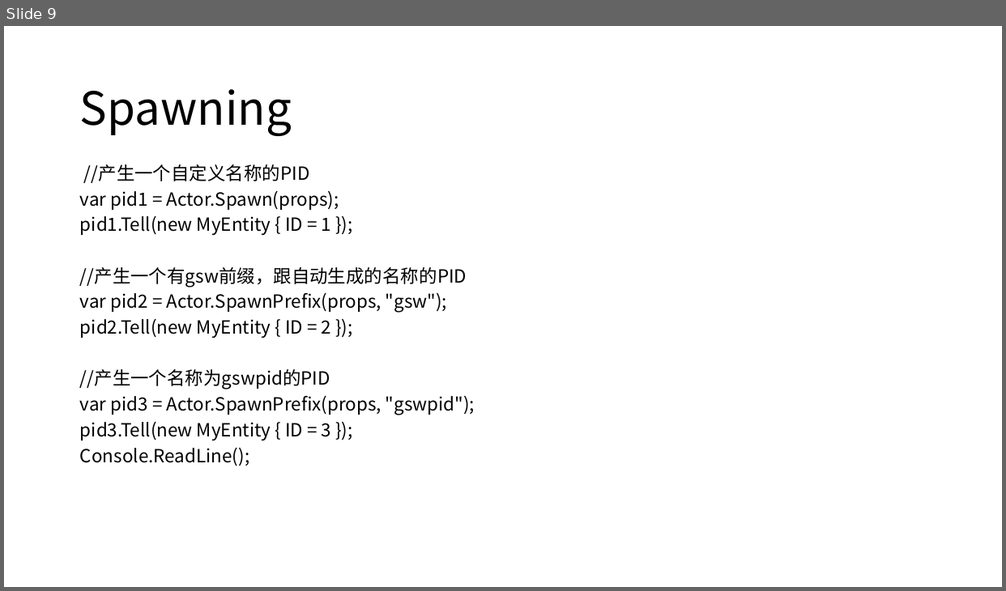
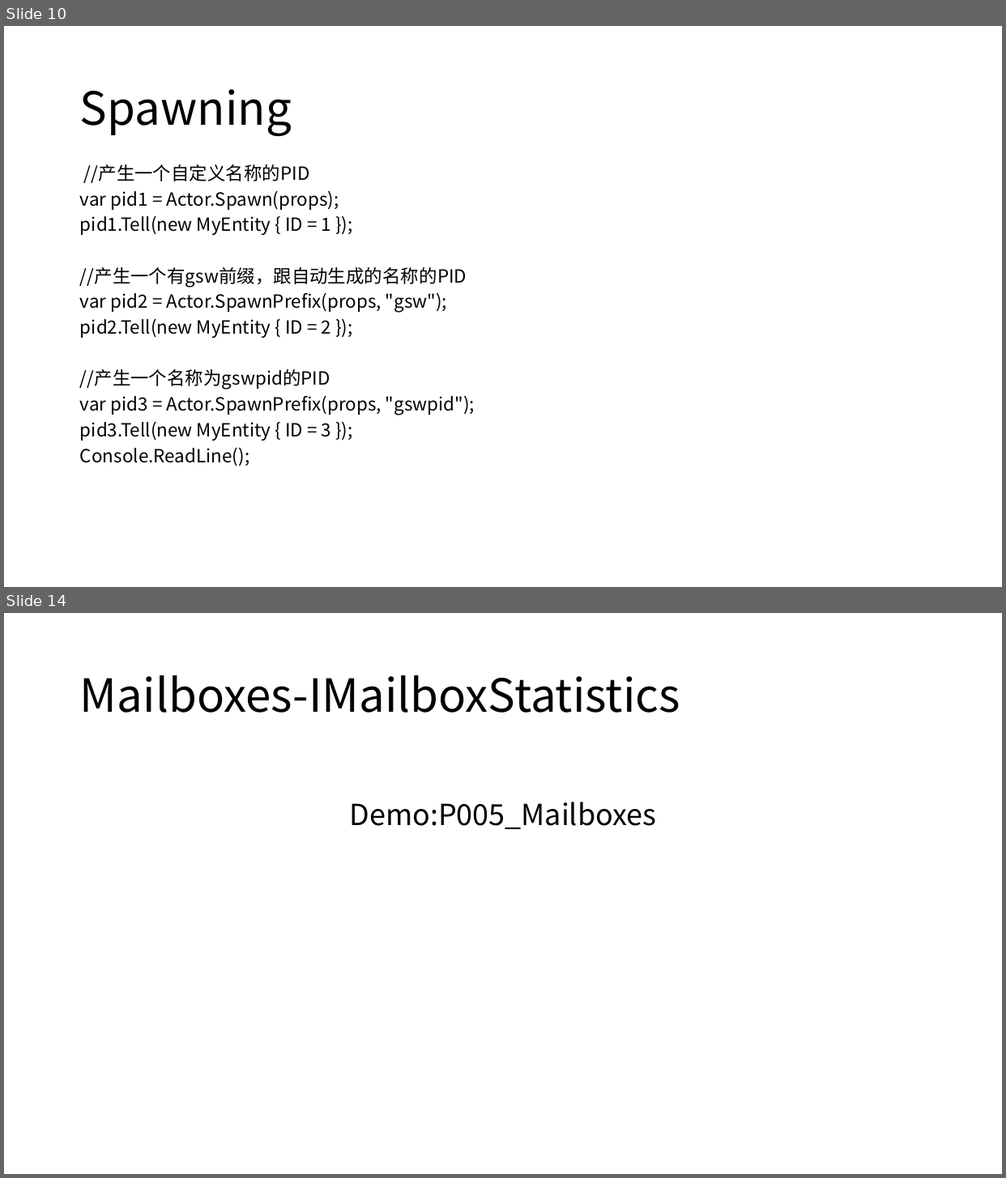
Before and after one commit to axzxs2001/ProtoActorSample, a slide deck: ProtoActorSample/Proto.Actor.pptx. Shown one above the other, each under a label of ours: slide 9 before the commit, slides 10 and 14 after it; the slides between them are not shown. The pictures are 1006x591 and 1006x1178 pixels, drawn with LibreOffice and Linux fonts; fonts in the diff are those of the drawing. Boxes give left, top, right and bottom in pixels: in the first picture for what was removed or moved away, otherwise in the second. Text is boxed around its words. In the diff, an @@ line names an element or a change of style, - is before the commit and + after.

```diff
--- a/ProtoActorSample/Proto.Actor.pptx
+++ b/ProtoActorSample/Proto.Actor.pptx
@@ slide 14 added at (4,613,1002,1174), background #FFFFFF @@
@@ title added at (80,675,680,713), 44 pt, text #000000 @@
+Mailboxes-IMailboxStatistics
@@ text added at (350,802,657,829), 28 pt, text #000000 @@
+Demo:P005_Mailboxes
@@ what was slide 9 is now slide 10 @@
```
Also in this commit, not shown: 1 slide changed, 3 other slides added.
